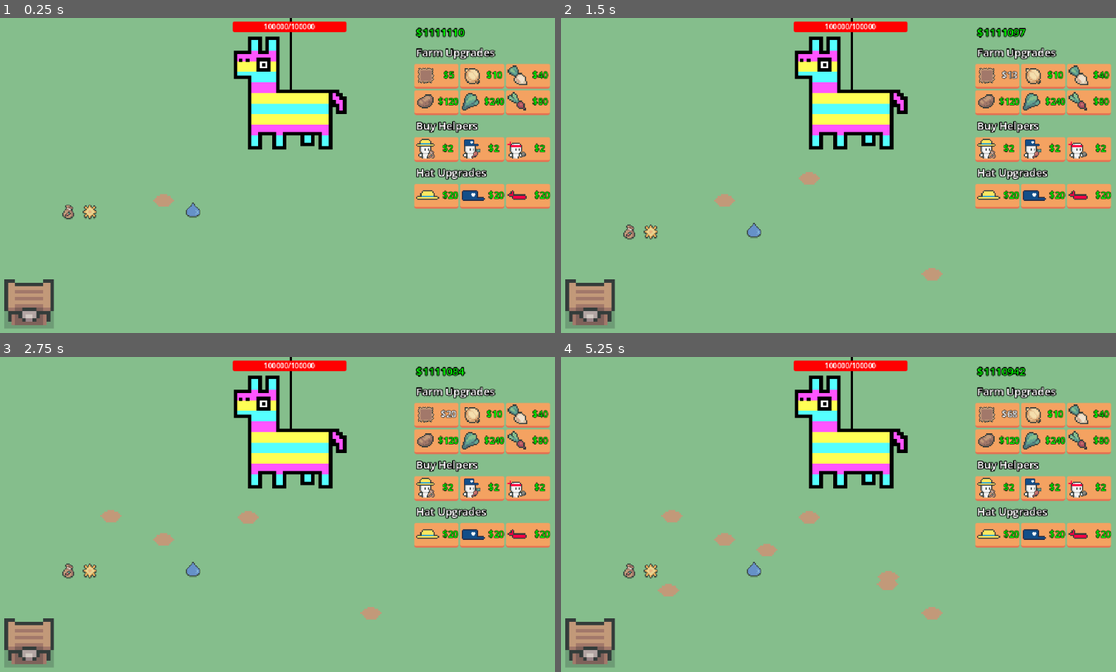
Above: before the commit, frames 1-4 (two rows, left to right).
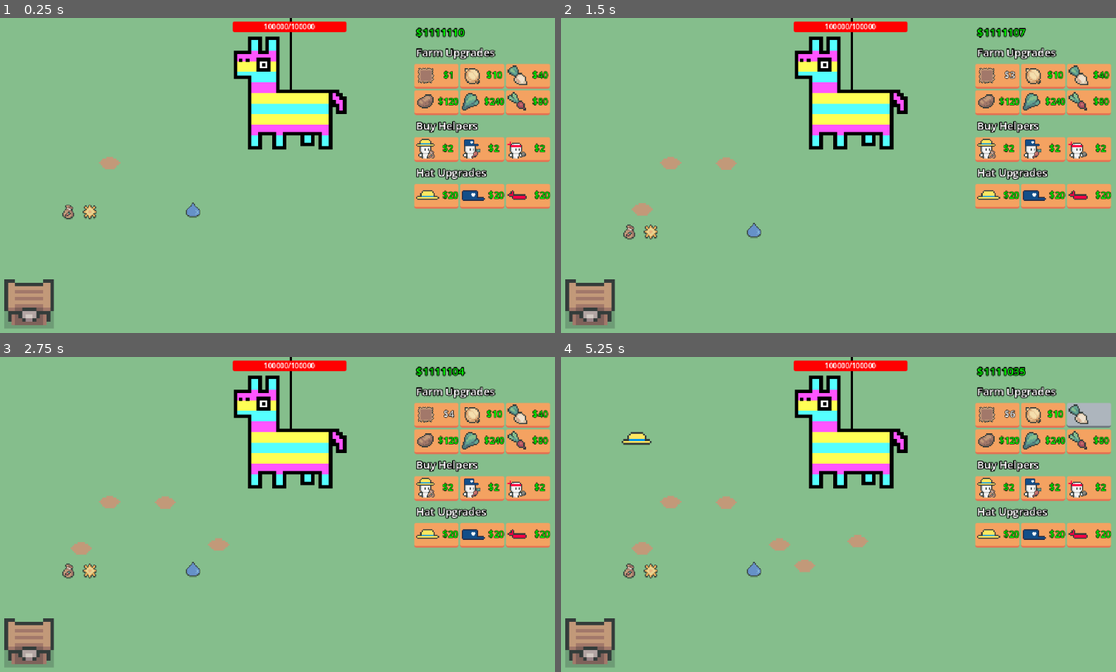
Above: after the commit, the same moments.

Repository: eric-marsh/farminata
Game: Godot game, scene res://scene/scene_switcher.tscn
Two runs of this game, one before a commit and one after it. Both use one fixed random seed, a clock stepped at 60 frames per second and the inputs below. Sound files missing from this copy of the repository are replaced by a short silence.
Inputs:
- Up to frame 1 (0.25 s): no input
- Up to frame 2 (1.5 s): click "$5" (after the commit: "$1") at 0.5 s; click "$8" (after the commit: "$2") at 1.25 s
- Up to frame 3 (2.75 s): click "$13" (after the commit: "$3") at 2 s
- Up to frame 4 (5.25 s): click "$20" at 2.75 s; click "$29" (after the commit: "$4") at 3.5 s; click "$40" at 4.25 s; click "$53" (after the commit: "$5") at 5 s

The runs differ from the first frame. In frame 1, 0.2% of the frame differs, in the area x 17-82%, y 16-60%; in frame 2, 0.7%; in frame 3, 0.9%; in frame 4, 2.2%, in the area x 10-100%, y 3-84%.

Commit message:
better plot positions

Diff:
--- a/scene/main.tscn
+++ b/scene/main.tscn
@@ -128,7 +128,7 @@
 position = Vector2(337, -5)
 
 [node name="GrowArea" type="Area2D" parent="."]
+position = Vector2(288, 223)
 
 [node name="CollisionShape2D" type="CollisionShape2D" parent="GrowArea"]
-position = Vector2(288, 221.5)
 shape = SubResource("RectangleShape2D_k65ib")
--- a/scene/plots_container.gd
+++ b/scene/plots_container.gd
@@ -1,5 +1,7 @@
 extends Node2D
 class_name plots_container
+
+static var remaining_plot_points: Array[Vector2] = []
 
 func _ready() -> void:
 	PlotUtil.reset_plots()
--- a/script/canvas_layer.gd
+++ b/script/canvas_layer.gd
@@ -82,7 +82,7 @@
 
 	Globals.Main.change_money(-plot_price)
 	State.num_plots += 1
-	PlotUtil.add_plot(PlotUtil.get_random_position_in_grow_area()) # TODO: If there is multiple plots, do this in a better way
+	PlotUtil.add_plot()
 	update_money_counter()
 
 
--- a/script/plot_util.gd
+++ b/script/plot_util.gd
@@ -3,12 +3,13 @@
 const PLOT = preload("res://scene/plot.tscn")
 
 
-func add_plot(pos: Vector2):
+func add_plot():
 	var p = PLOT.instantiate() as plot
-	p.global_position = pos
+	p.global_position = get_random_position_in_grow_area()
 	add_child(p)
 
-
+var num_rows = 8
+var num_cols = 12
 func reset_plots():
 	if !Globals.PlotsContainer:
 		return
@@ -17,30 +18,41 @@
 		for c in Globals.PlotsContainer.get_children():
 			c.queue_free()
 
+	var width: float = Globals.GrowArea.get_node("CollisionShape2D").shape.extents.x * 2
+	var height: float = Globals.GrowArea.get_node("CollisionShape2D").shape.extents.y * 2
+
+
+	Globals.PlotsContainer.remaining_plot_points.clear()
+	for i in range(num_cols):
+		for j in range(num_rows):
+			Globals.PlotsContainer.remaining_plot_points.push_back( Vector2((width/num_cols) * i, (height/num_rows) * j)  )
+	Globals.PlotsContainer.remaining_plot_points.shuffle()
+
 	await get_tree().create_timer(0.1).timeout
 	var plots_left = State.num_plots - get_total_plots()
 	while plots_left > 0:
-		add_plot(get_random_position_in_grow_area())
+		add_plot()
 		plots_left -= 1
+
+
+
+func get_random_position_in_grow_area() -> Vector2:
+	if !Globals.PlotsContainer or Globals.PlotsContainer.remaining_plot_points.is_empty():
+		return Vector2.ZERO
+
+	var pos: Vector2 = Globals.PlotsContainer.remaining_plot_points[0]
+	Globals.PlotsContainer.remaining_plot_points = Globals.PlotsContainer.remaining_plot_points.slice(1)
+
+	var shape = Globals.GrowArea.get_node("CollisionShape2D").shape
+	var top_left = Globals.GrowArea.global_position - shape.extents  # Actual top-left of area
+
+	return top_left + pos + Util.random_offset(8)
+
 
 func get_total_plots() -> int:
 	if !Globals.PlotsContainer:
 		return 0
 	return Globals.PlotsContainer.get_children().size()
-
-func get_random_position_in_grow_area() -> Vector2:
-	var collision_shape = Globals.GrowArea.get_node("CollisionShape2D")
-	var shape = collision_shape.shape
-	if shape is RectangleShape2D:
-		var extents = shape.extents
-		var local_pos = Vector2(
-			randf_range(-extents.x, extents.x),
-			randf_range(-extents.y, extents.y)
-		)
-		return collision_shape.global_position + local_pos
-	return collision_shape.global_position
-
-
 
 func get_plot_for_helper():
 	pass
--- a/script/prices.gd
+++ b/script/prices.gd
@@ -20,7 +20,7 @@
 func get_upgrade_price(type: Enum.Upgrade_Type):
 	match type:
 		Enum.Upgrade_Type.AddPlot:
-			return State.num_plots * State.num_plots + 4
+			return State.num_plots
 		Enum.Upgrade_Type.AddFarmerHelper:
 			return max(2, State.num_farmer_helpers * State.num_farmer_helpers * 4)
 		Enum.Upgrade_Type.AddPluckHelper:
